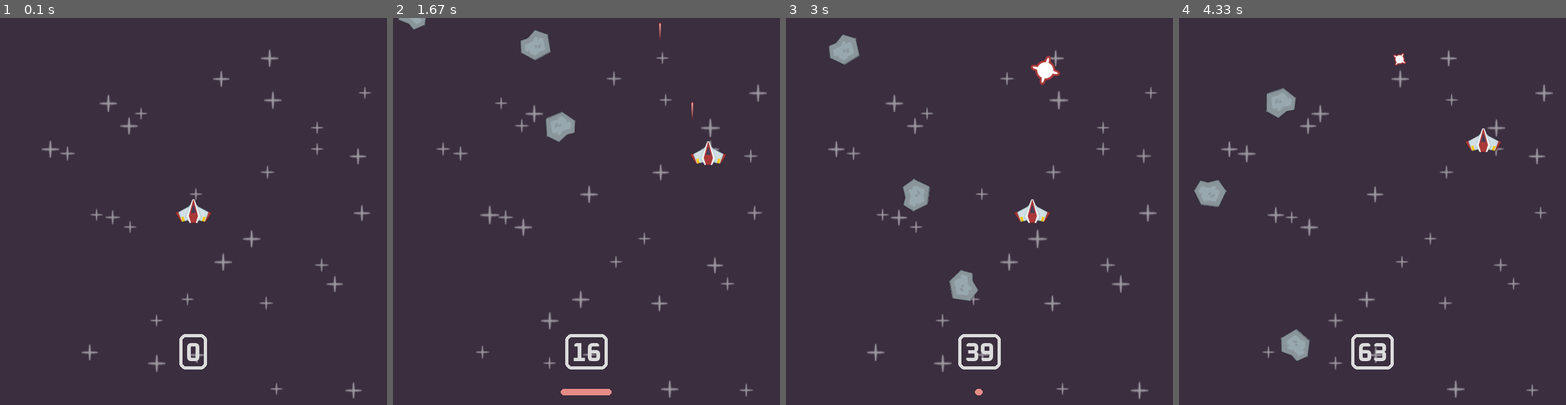
Above: before the commit, frames 1-4 (left to right).
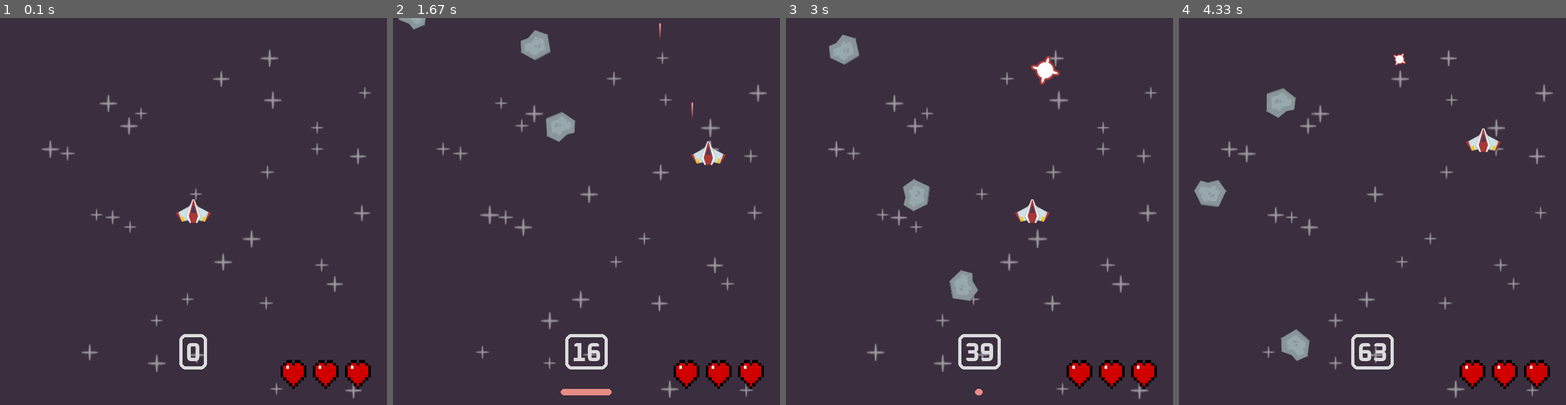
Above: after the commit, the same moments.

Repository: memorykingdom/pygame-space-shooters
Game: pygame game, started from code/main.py
The game is run twice, just before and just after one commit, with the same random seed, the same clock (stepped at 60 frames per second) and the same inputs.
Inputs:
- Up to frame 1 (0.1 s): no input
- Up to frame 2 (1.67 s): tap Space at 0.33, 0.73, 1.03, 1.23, 1.57 s; hold Right 0.67-1.13 s; hold Up 1.17-1.47 s; hold Right from 1.5 s (still down)
- Up to frame 3 (3 s): tap Space at 1.87, 2.07, 2.37, 2.63, 2.97 s; release Right at 1.97 s; hold Left 2-2.53 s; hold Down 2.57-2.87 s; hold Left from 2.9 s (still down)
- Up to frame 4 (4.33 s): tap Space at 3.27, 3.4, 3.8, 4.1 s; release Left at 3.3 s; hold Up 3.33-3.7 s; hold Right from 3.73 s (still down)

The runs differ from the first frame. In frame 1, 1.1% of the frame differs, in the area x 72-96%, y 88-96%; in frame 2, 1.1%; in frame 3, 1.1%; in frame 4, 1.1%.

Commit message:
Implement health bar

Diff:
--- a/code/main.py
+++ b/code/main.py
@@ -19,10 +19,7 @@
     surface = pygame.image.load(address)
     return pygame.transform.smoothscale_by(surface, 0.5).convert_alpha()
 
-meteors_hit = 0
-player_lives = 3
 font = pygame.font.Font(pathjoin("images", "Oxanium-Bold.ttf"), 40)
-
 master_volume = 0.1
 laser_sound = pygame.mixer.Sound(pathjoin("audio", "laser.wav"))
 laser_sound.set_volume(master_volume)
@@ -43,6 +40,11 @@
 player_group = pygame.sprite.Group()
 ui_layer = pygame.sprite.Group()
 
+class User():
+    def __init__(self):
+        self.meteors_hit = 0
+        self.player_lives = 6
+
 # Sprites
 class CooldownBar(pygame.sprite.Sprite):
     def __init__(self, groups, duration_ms):
@@ -106,22 +108,23 @@
             if current_time - self.last_shot_time >= self.shoot_cooldown_ms:
                 self.can_shoot = True
 
-    def collide(self):
+    def collide(self, user):
         meteor_collisions = pygame.sprite.spritecollide(
             self, meteor_group, dokill=True, collided=pygame.sprite.collide_mask)
         if meteor_collisions:
-            global player_lives
+
             for meteor in meteor_collisions:
                 AnimatedExplosion((all_sprites, elements_layer), meteor.rect.center)
 
             damage_sound.play()
-            player_lives -= 1
-            print(f"There are {player_lives} lives left for the player")
-
-    def update(self, *args, **kwargs):
+            user.player_lives -= 1
+            print(f"There are {user.player_lives} lives left for the player")
+
+    def update(self, *args, **kwargs):
+        user = kwargs.get('user')
         self.move(kwargs.get('dt', 0))
         self.shoot()
-        self.collide()
+        self.collide(user)
 
 class Star(pygame.sprite.Sprite):
     original_surface = surface_prep(pathjoin("images", "star.png"))
@@ -204,13 +207,13 @@
         self.mask = Laser.laser_mask
 
     def update(self, *args, **kwargs):
-        global meteors_hit
+        user = kwargs.get('user')
         dt = kwargs.get('dt', 0)
         self.rect.bottom -= self.speed * dt
         meteor_collisions = pygame.sprite.spritecollide(self, meteor_group, dokill=True,
                                                         collided=pygame.sprite.collide_mask)
         if meteor_collisions:
-            meteors_hit += len(meteor_collisions)
+            user.meteors_hit += len(meteor_collisions)
             for meteor in meteor_collisions:
                 AnimatedExplosion((all_sprites, elements_layer), center=meteor.rect.center)
             explosion_sound.play()
@@ -244,19 +247,47 @@
         else:
             self.kill()
 
+class HealthBar(pygame.sprite.Sprite):
+
+    @classmethod
+    def _surface_setup(cls, name: str):
+        org_surface = pygame.image.load(pathjoin("images", "hearts", f"{name}.png"))
+        return pygame.transform.scale(org_surface, (50, 50)).convert_alpha()
+
+    @classmethod
+    def setup(cls):
+        cls.heart_surfaces = [
+            cls._surface_setup(name) for name in ["empty", "half", "full"]
+        ]
+
+    def __init__(self, groups):
+        super().__init__(groups)
+        self.image = pygame.Surface((150, 50), pygame.SRCALPHA)
+        self.rect = self.image.get_frect(bottomright=(WINDOW_HEIGHT - 20, WINDOW_WIDTH - 20))
+
+    def update(self, *args, **kwargs):
+        super().update(*args, **kwargs)
+        lives = kwargs.get('user').player_lives
+        self.image.fill((0, 0, 0, 0))
+        self.image.blit(self.heart_surfaces[pygame.math.clamp(lives, 0, 2)], (0, 0))
+        self.image.blit(self.heart_surfaces[pygame.math.clamp(lives, 2, 4) - 2], (50, 0))
+        self.image.blit(self.heart_surfaces[pygame.math.clamp(lives, 4, 6) - 4], (100, 0))
 
 
 # Scene Building
+user = User()
 for _ in range(30):
     Star((all_sprites, background_layer))
 player = Player((all_sprites, elements_layer, player_group))
 Meteor.pre_render_rotations()
 Star.pre_render_sizes()
 AnimatedExplosion.import_surfaces()
+HealthBar.setup()
+HealthBar((all_sprites, ui_layer))
 
 def display_score():
     score_color = pygame.Color(220, 220, 220)
-    score = pygame.time.get_ticks() // 100 + meteors_hit * 10
+    score = pygame.time.get_ticks() // 100 + user.meteors_hit * 10
     score_surface = font.render(str(score), antialias=True, color=score_color)
     score_rect = score_surface.get_frect(midbottom=(WINDOW_WIDTH / 2, WINDOW_HEIGHT - 50))
     display_surface.blit(score_surface, score_rect)
@@ -284,7 +315,7 @@
                    midbottom=(randint(20, WINDOW_WIDTH - 20), randint(-100, 0)))
 
     # Updates
-    all_sprites.update(dt=dt)
+    all_sprites.update(dt=dt, user=user)
 
     # Game draw
     display_surface.fill("#3a2e3f")
--- a/code/performance.txt
+++ b/code/performance.txt
@@ -13,3 +13,6 @@
 
 Miscellaneous
 - Close the game with pygame.quit()
+
+Tasks:
+- Turn display_score into a Sprite
Renamed: images/hearts/tile2.png -> images/hearts/empty.png
Renamed: images/hearts/heart-full.png -> images/hearts/full.png
Renamed: images/hearts/heart-half.png -> images/hearts/half.png
